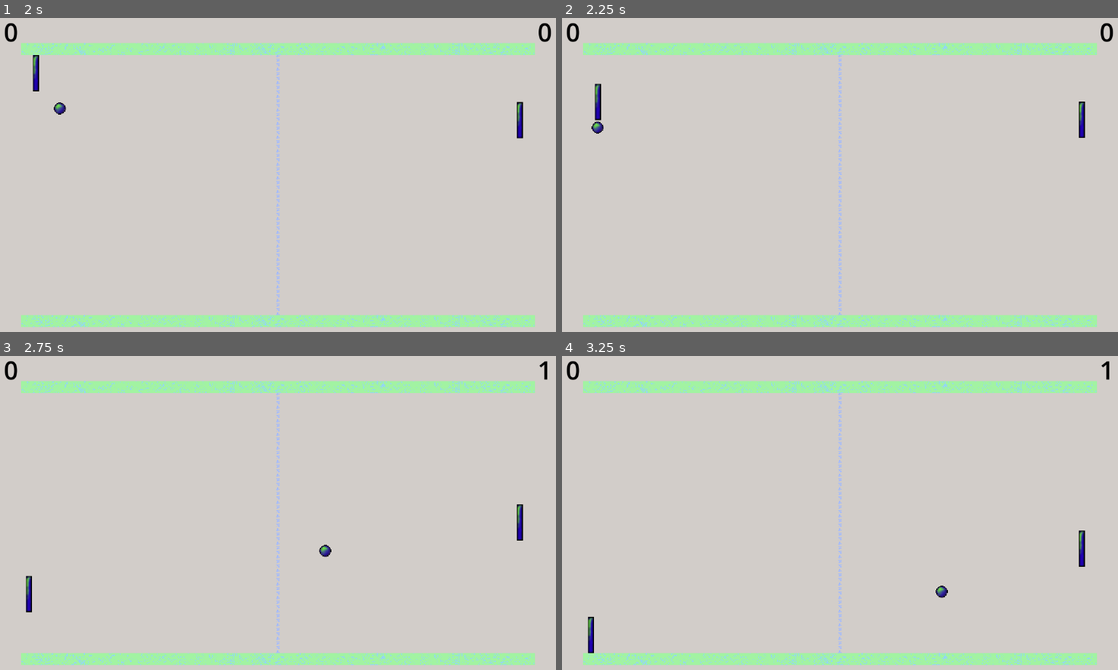
Above: before the commit, frames 1-4 (two rows, left to right).
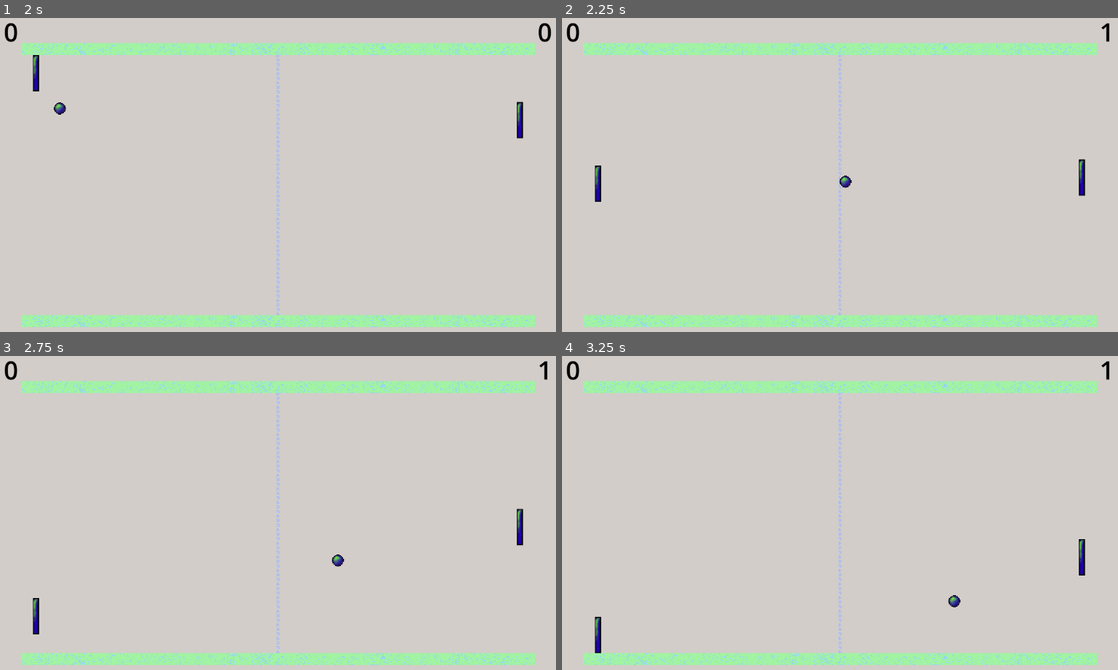
Above: after the commit, the same moments.

Repository: SirRikky/Pong
Game: Godot game, scene res://scenes/main.tscn
Two runs of this game, one before a commit and one after it. Both use one fixed random seed, a clock stepped at 60 frames per second and the inputs below.
Inputs:
- Up to frame 1 (2 s): hold W (move_up) from 0.53 s (still down)
- Up to frame 2 (2.25 s): release W (move_up) at 2.03 s; hold S (move_down) from 2.03 s (still down)
- Up to frame 3 (2.75 s): keep holding S (move_down)
- Up to frame 4 (3.25 s): keep holding S (move_down)

Frame 1 is identical in both runs. In frame 2, 0.8% of the frame differs, in the area x 5-100%, y 1-59%; in frame 3, 0.5%; in frame 4, 0.5%.

Commit message:
fixes scoring bug

Diff:
--- a/scenes/main.tscn
+++ b/scenes/main.tscn
@@ -34,10 +34,10 @@
 ball = NodePath("../ball")
 
 [node name="aiGoal" parent="." instance=ExtResource("5_t62b1")]
-position = Vector2(-340, 0)
+position = Vector2(-328, 0)
 
 [node name="playerGoal" parent="." instance=ExtResource("5_t62b1")]
-position = Vector2(340, 0)
+position = Vector2(328, 0)
 
 [node name="Line2D" type="Line2D" parent="."]
 texture_repeat = 2
--- a/scripts/main.gd
+++ b/scripts/main.gd
@@ -9,13 +9,13 @@
 @onready var ui = $ui as UI
 
 func _on_player_scored():
-	# Handles scoring for player.
+	# Handles player points
 	player_score += 1
 	ui.update_player_score(player_score)
 	reset_game_state()
 
 func _on_ai_scored():
-	# Handles scoring for AI.
+	# Handles ai points
 	ai_score += 1
 	ui.update_ai_score(ai_score)
 	reset_game_state()
--- a/scripts/ui.gd
+++ b/scripts/ui.gd
@@ -2,7 +2,7 @@
 
 class_name UI
 
-@onready var player_points_label = $MarginContainer/aiPoints
+@onready var player_points_label = $MarginContainer/playerPoints
 @onready var ai_points_label = $MarginContainer/aiPoints
 
 # Called when the node enters the scene tree for the first time.
